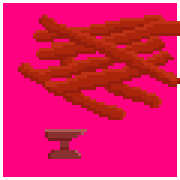
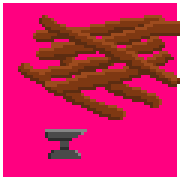
Layers edited between the first and the second 180x180 image:
hid "Layer 4" over [18, 15, 180, 159]
